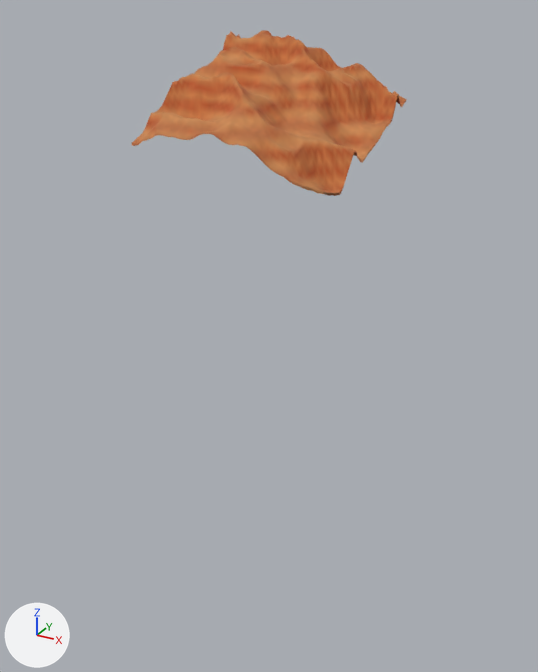
Two versions of the glTF model public/desert-canyon/vista/terrain-054.glb, one commit apart.
One viewpoint serves both versions: a 50 mm lens placed at (695.0, -1286.0, 291.0), pointed at (-26.0, 26.0, -365.0). Lighting does not change. The marker at lower left points along +X, +Y and +Z. The older version comes first. Vertices at exactly the same position are counted once.

Names of what the first picture shows: 'terrain-054'.
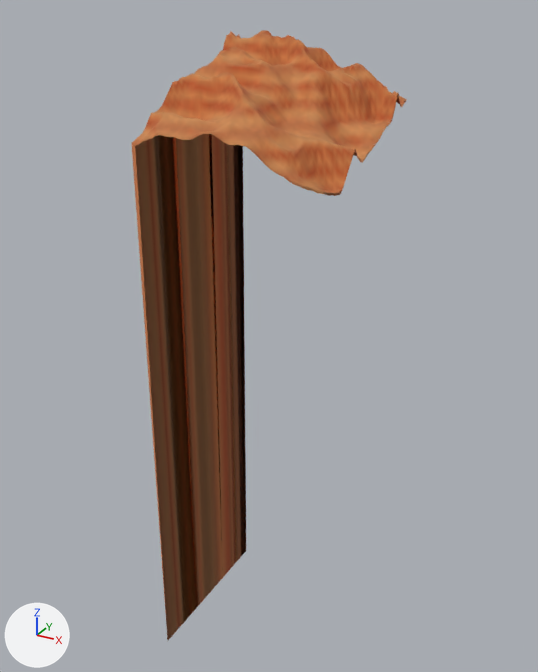
The newer file is also turned or shifted as a whole; pictures and numbers use the older file's frame.

The change, as a list of edits to the scene's bpy script:
```text
Change me_mesh_0:
    used by ob_terrain_054; location = (0.0, 0.0, 0.0)
    remove me_mesh_0.from_pydata(...)  # 2777 vertices, 5760 faces; spans x -192.0..192.0, y -192.0..192.0, z 0.0..249.0
    add me_mesh_0.from_pydata(...)  # 2969 vertices, 6000 faces; spans x -192.0..192.0, y -192.0..192.0, z -1139.0..249.0
    me_mesh_0 part 1: 49 vertices added at x -192.0, y -192.0..192.0, z -1139.0
    other edits to the shape of me_mesh_0 do not show in these pictures
```

Changed parts and their boxes [x1, y1, x2, y2] in the pictures (538 x 672 px):
'terrain-054', reshaped (266% taller): before [132, 30, 406, 196]; after [132, 30, 406, 640]
part 1 of me_mesh_0, added (brown): after [132, 134, 246, 640]
